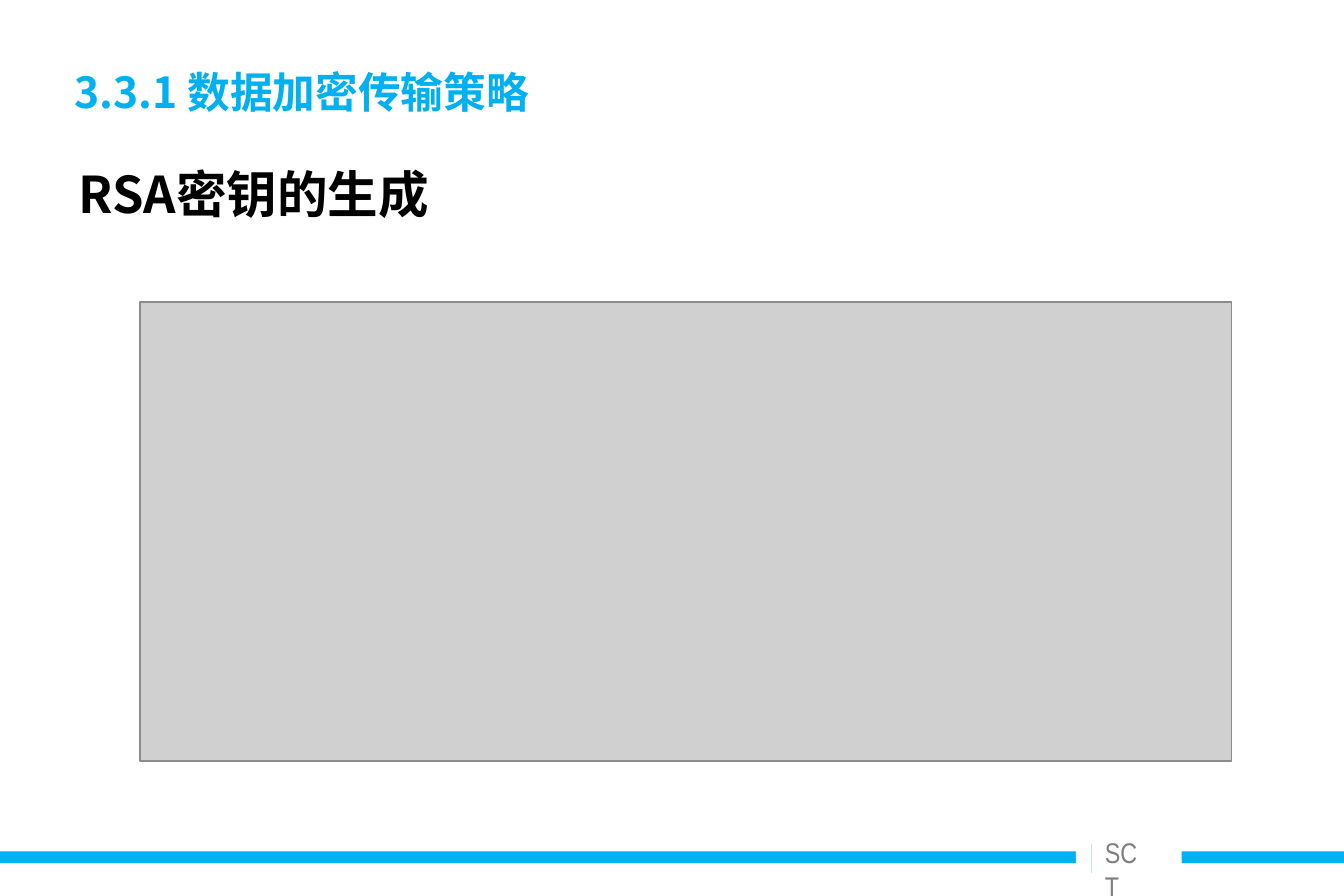
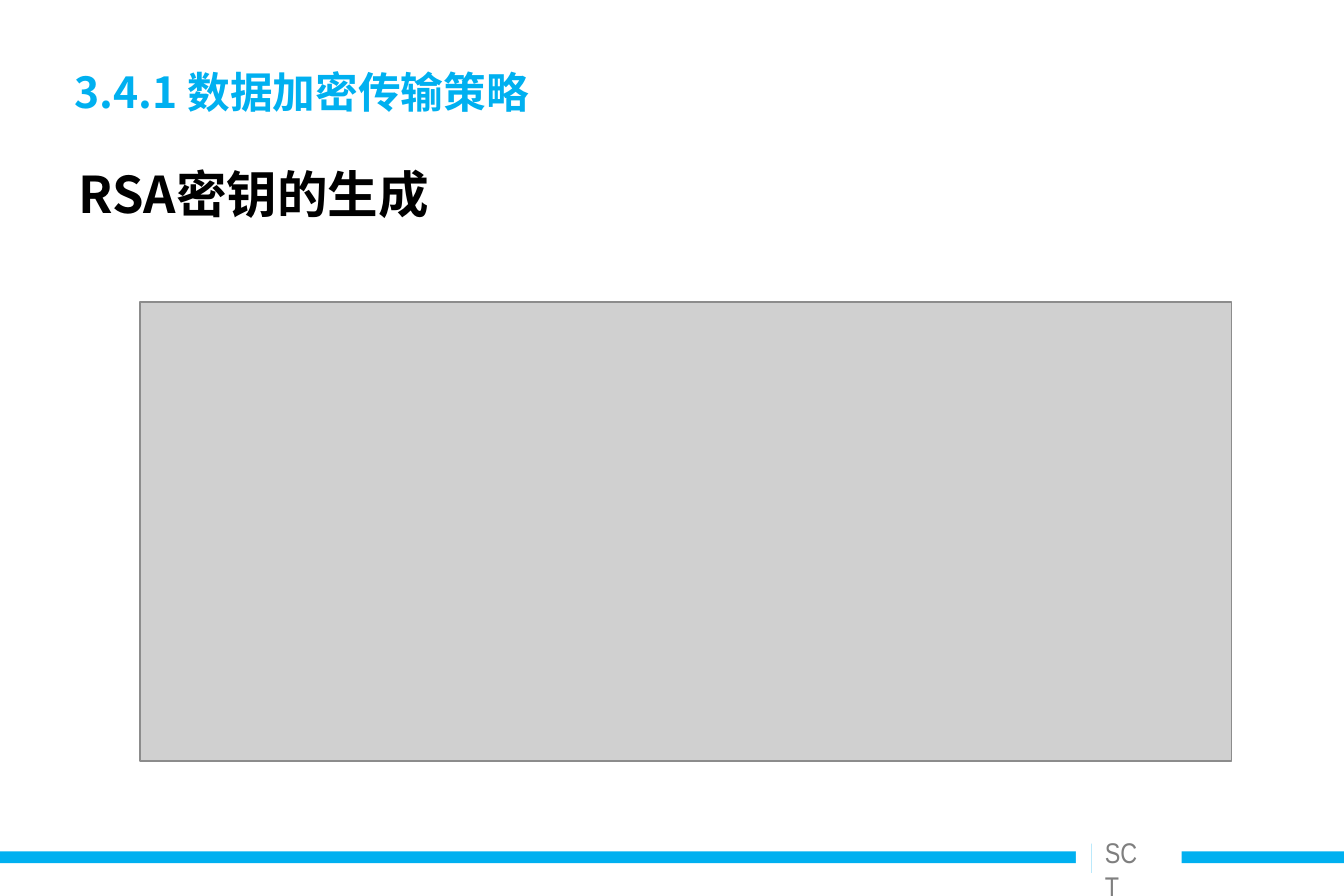
Before and after one commit to Snowin1994/-, a slide deck: slide 24 of 毕业设计相关/答辩ppt/安全聊天工具的设计与实现_v0.9.ppt (slide 29 before the commit). Drawn at 1344x896 pixels with LibreOffice and Linux fonts; fonts in the diff are those of the drawing; grey boxes stand for pictures. Boxes give left, top, right and bottom in pixels: in the first picture for what was removed or moved away, otherwise in the second. Text is boxed around its words. In the diff, an @@ line names an element or a change of style, - is before the commit and + after.

Commit message:
基本完成，差代码的加密部分bug

```diff
--- a/毕业设计相关/答辩ppt/安全聊天工具的设计与实现_v0.9.ppt
+++ b/毕业设计相关/答辩ppt/安全聊天工具的设计与实现_v0.9.ppt
@@ title at (74, 71, 528, 112): text changed @@
-3.3.1 数据加密传输策略
+3.4.1 数据加密传输策略
```
Also in this commit, not shown: 21 other slides changed, 4 slides added, 7 slides removed, 23 other files.
